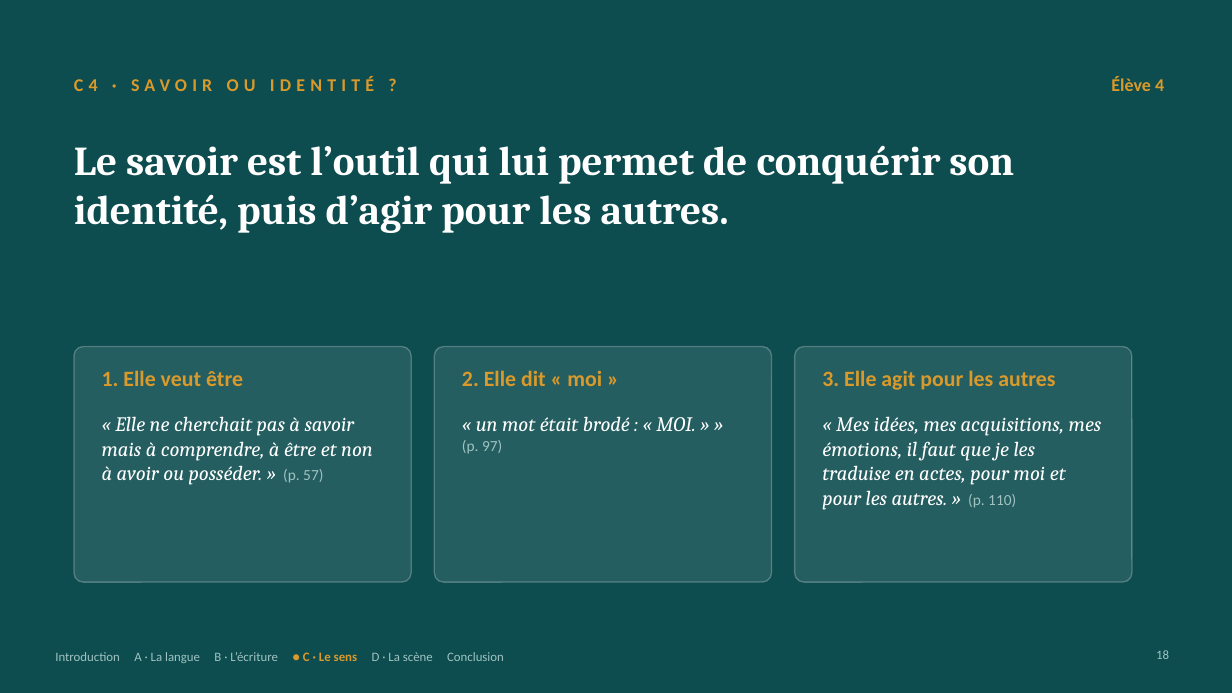
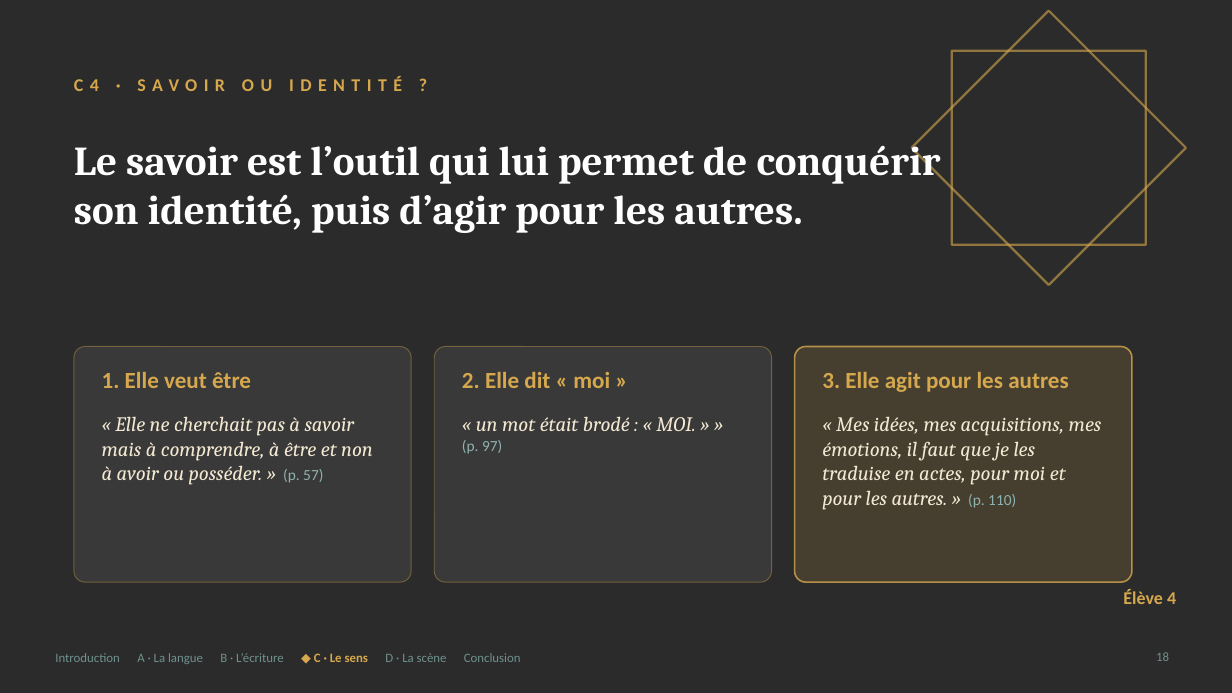
Before and after one commit to Veynoris/Francais-work, a slide deck: slide 18 of output/G4_Presentation.pptx. Drawn at 1232x693 pixels with LibreOffice and Linux fonts; fonts in the diff are those of the drawing; background and template pictures are left out; a plain dark background stands for a picture behind light text. Boxes give left, top, right and bottom in pixels: in the first picture for what was removed or moved away, otherwise in the second. Text is boxed around its words. In the diff, an @@ line names an element or a change of style, - is before the commit and + after.

```diff
--- a/output/G4_Presentation.pptx
+++ b/output/G4_Presentation.pptx
@@ background #0D4C4F to picture (left out) @@
@@ rectangle added at <box>912,11,1186,285</box>, outline #D6A84E 1.75 pt @@
@@ rectangle added at <box>952,51,1146,245</box>, outline #D6A84E 1.75 pt @@
@@ text "C4 · SAVOIR OU IDENTITÉ ..." at <box>74,77,402,91</box>: text colour #D99A2B to #D6A84E, letter spacing 4 to 5 pt @@
@@ text "Le savoir est l’outil qui ..." rewrapped from <box>74,145,1014,233</box> to <box>74,137,941,233</box> @@
@@ rounded rectangle at <box>74,347,411,582</box>: fill #FFFFFF at 10% opacity to #FFFFFF at 7% opacity; outline #FFFFFF 1 pt to #D6A84E 0.75 pt; proportions changed @@
@@ rounded rectangle at <box>434,347,772,582</box>: fill #FFFFFF at 10% opacity to #FFFFFF at 7% opacity; outline #FFFFFF 1 pt to #D6A84E 0.75 pt; proportions changed @@
@@ rounded rectangle at <box>795,347,1132,582</box>: fill #FFFFFF at 10% opacity to #D6A84E at 16% opacity; outline #FFFFFF 1 pt to #D6A84E 1.25 pt; proportions changed @@
@@ size 17 to 18 pt, text colour #D99A2B to #D6A84E in 3 elements at <box>102,372,251,388</box>, <box>462,372,610,388</box>, <box>822,372,1068,392</box> @@
@@ text "« Elle ne cherchait pas ..." at <box>102,416,373,485</box>: text colour #FFFFFF to #F3E9D2; text colour #9FC3C1 to #8FB3AF in "(p. 57)" @@
@@ text "« un mot était brodé ..." at <box>462,416,695,454</box>: text colour #FFFFFF to #F3E9D2 in "« un mot était brodé : « ..."; text colour #9FC3C1 to #8FB3AF in "(p. 97)" @@
@@ text "« Mes idées, mes acquisitions, ..." at <box>822,416,1102,510</box>: text colour #FFFFFF to #F3E9D2; text colour #9FC3C1 to #8FB3AF in "(p. 110)" @@
@@ text "Élève 4": place and size @@
-text "Élève 4" at <box>1111,77,1164,91</box>
+text "Élève 4" at <box>1123,590,1176,604</box>
@@ text "Élève 4" at <box>1123,590,1176,604</box>: text colour #D99A2B to #D6A84E @@
@@ text at <box>55,653,521,664</box>: text changed; text colour #9FC3C1 to #6F918D @@
-Introduction A · La langue B · L’écriture ● C · Le sens D · La scène Conclusion
+Introduction A · La langue B · L’écriture ◆ C · Le sens D · La scène Conclusion
@@ page number at <box>1156,652,1169,661</box>: text colour #9FC3C1 to #6F918D @@
```
Also in this commit, not shown: 22 other slides changed, 2 other files.
